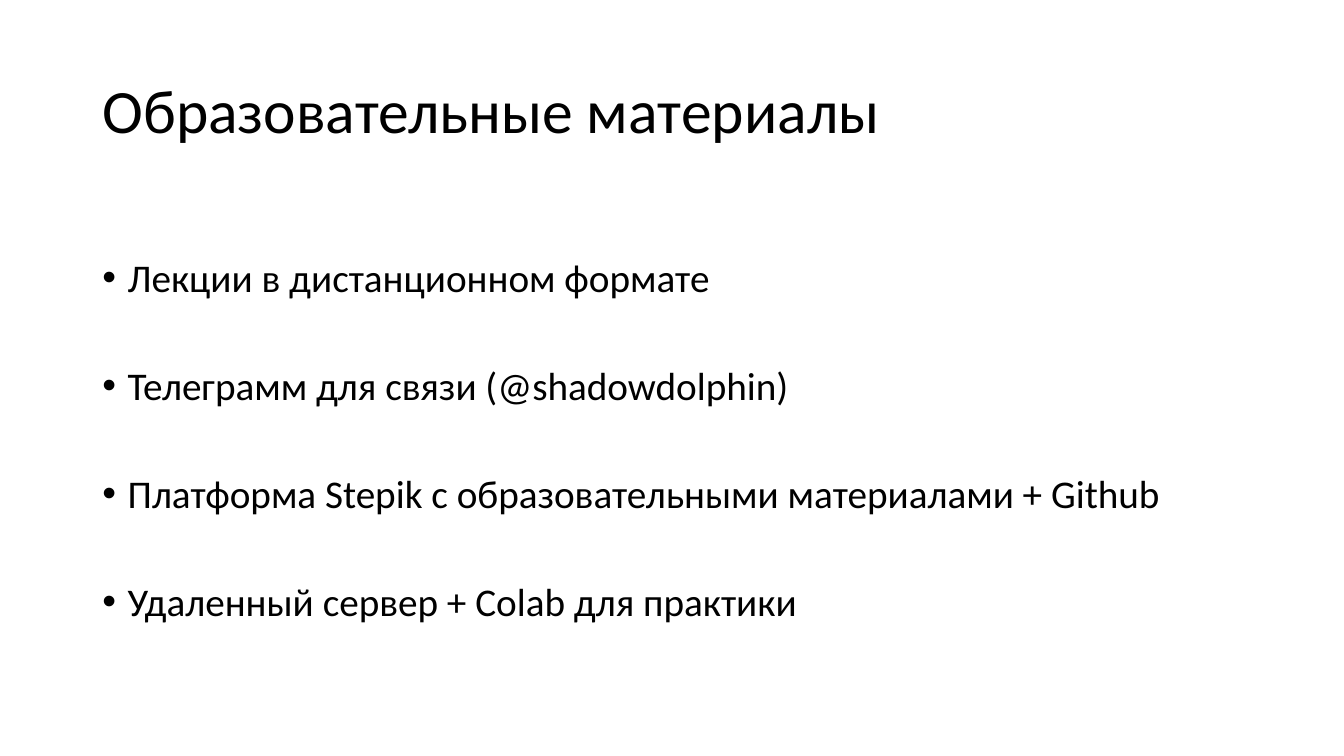
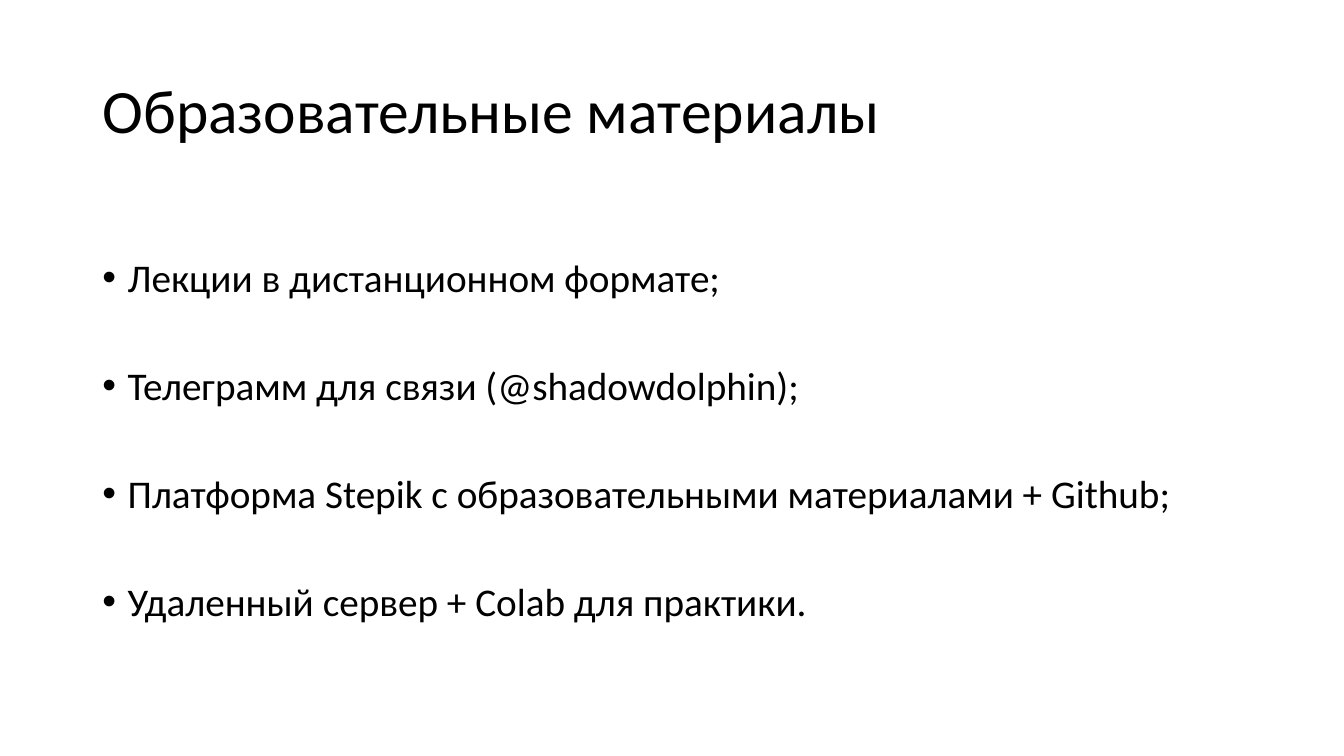
Before and after one commit to PedagogicEducationMIPT/Presentations, a slide deck: slide 5 of intro/Введение.pptx. Drawn at 1344x756 pixels with LibreOffice and Linux fonts; fonts in the diff are those of the drawing. Boxes give left, top, right and bottom in pixels: in the first picture for what was removed or moved away, otherwise in the second. Text is boxed around its words. In the diff, an @@ line names an element or a change of style, - is before the commit and + after.

```diff
--- a/intro/Введение.pptx
+++ b/intro/Введение.pptx
@@ text at (128, 265, 1170, 623): text changed @@
-• Лекции в дистанционном формате
-• Телеграмм для связи (@shadowdolphin)
-• Платформа Stepik c образовательными материалами + Github
-• Удаленный сервер + Colab для практики
+• Лекции в дистанционном формате;
+• Телеграмм для связи (@shadowdolphin);
+• Платформа Stepik c образовательными материалами + Github;
+• Удаленный сервер + Colab для практики.
```
Also in this commit, not shown: 5 other slides changed, 1 slide added, 43 other files.
